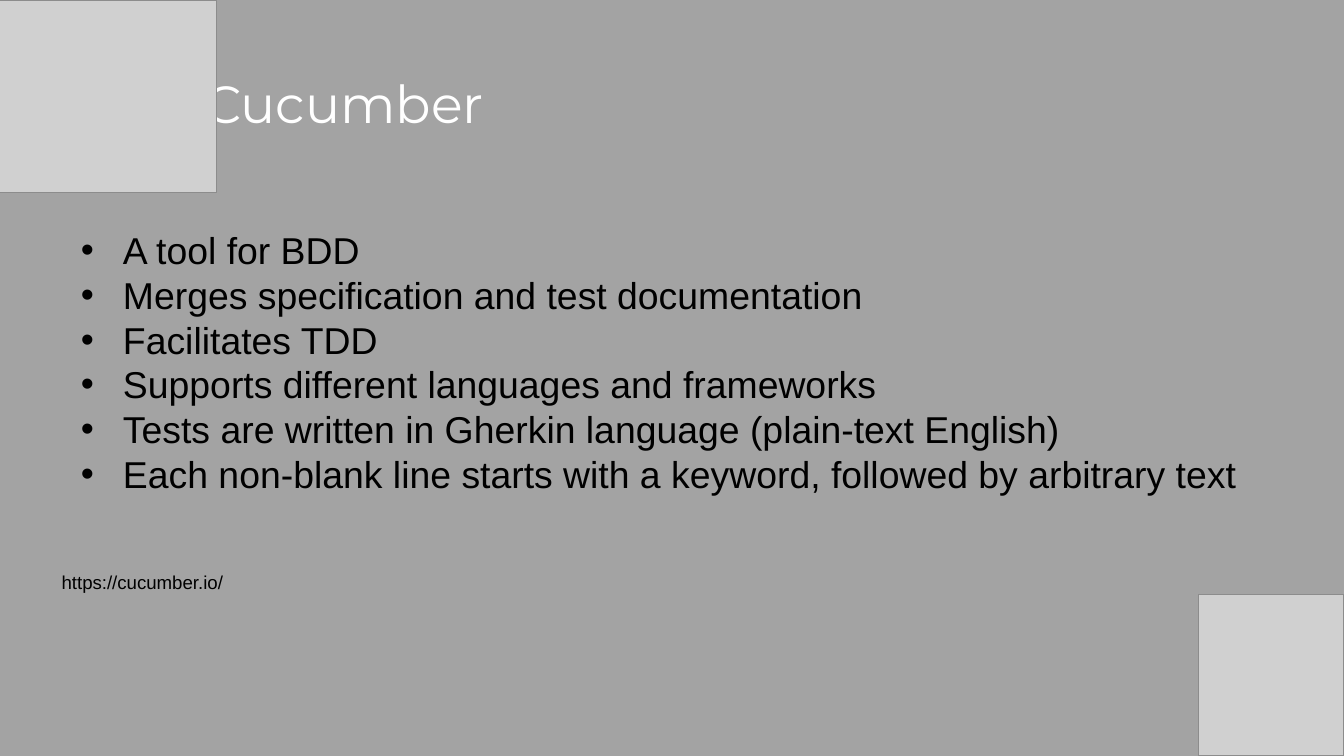
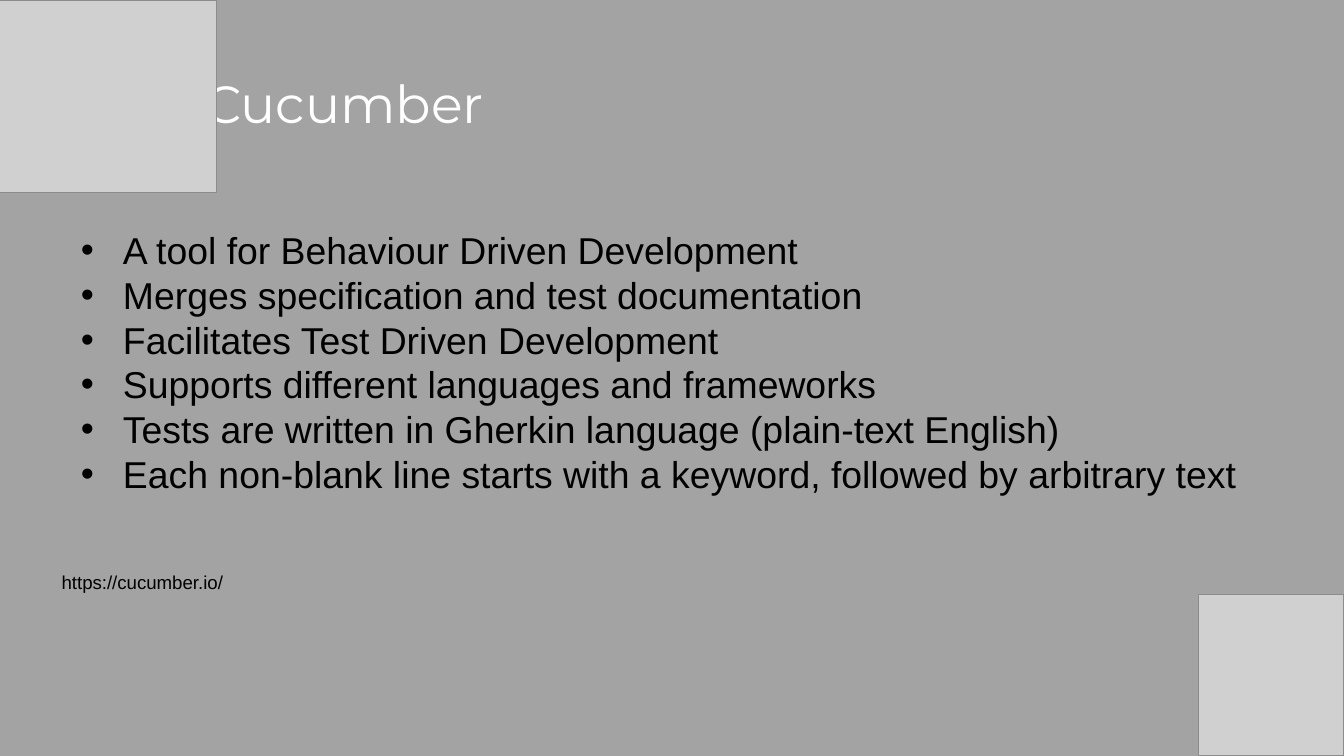
Before and after one commit to dannyflowerz/calendar-aggregator, a slide deck: slide 7 of automated_functional_testing.pptx (slide 6 before the commit). Drawn at 1344x756 pixels with LibreOffice and Linux fonts; fonts in the diff are those of the drawing; grey boxes stand for pictures. Boxes give left, top, right and bottom in pixels: in the first picture for what was removed or moved away, otherwise in the second. Text is boxed around its words. In the diff, an @@ line names an element or a change of style, - is before the commit and + after.

```diff
--- a/automated_functional_testing.pptx
+++ b/automated_functional_testing.pptx
@@ text at box(123, 237, 798, 272): text changed @@
-• A tool for BDD
+• A tool for Behaviour Driven Development
@@ text at box(123, 327, 718, 361): text changed @@
-• Facilitates TDD
+• Facilitates Test Driven Development
```
Also in this commit, not shown: 1 other slide changed, 1 slide added, 23 other files.
